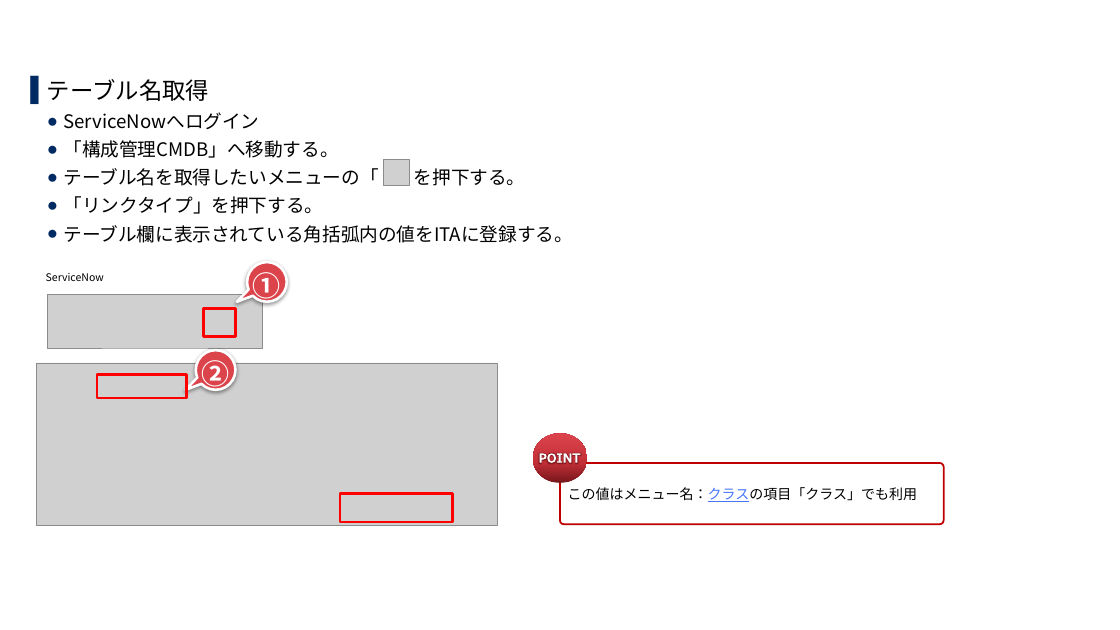
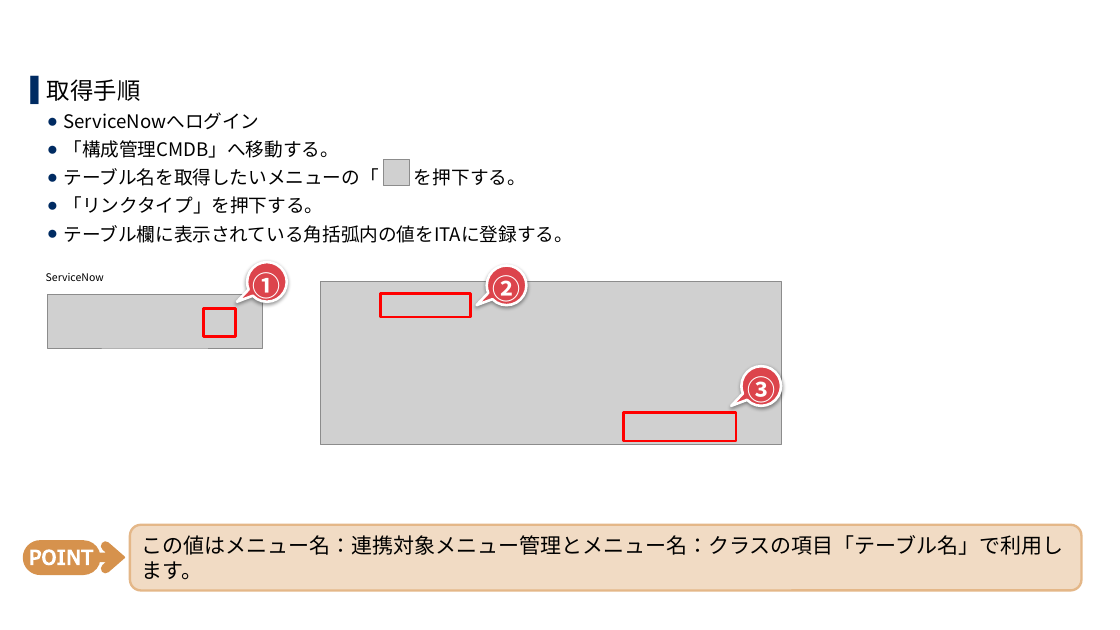
Before and after one commit to exastro-suite/SettingSamples-ServiceNow, a slide deck: slide 43 of docs/setting-samples-servicenow-install_ja.pptx (slide 48 before the commit). Drawn at 1120x630 pixels with LibreOffice and Linux fonts; fonts in the diff are those of the drawing; grey boxes stand for pictures; background and template pictures are left out. Boxes give left, top, right and bottom in pixels: in the first picture for what was removed or moved away, otherwise in the second. Text is boxed around its words. In the diff, an @@ line names an element or a change of style, - is before the commit and + after.

```diff
--- a/docs/setting-samples-servicenow-install_ja.pptx
+++ b/docs/setting-samples-servicenow-install_ja.pptx
@@ text at [47,79,140,101]: text changed @@
-▌ テーブル名取得
+▌ 取得手順
@@ speech bubble "②": place and size @@
-speech bubble "②" at [196,350,235,390]
+speech bubble "②" at [487,266,527,305]
@@ 2 rectangles, 1 picture: place and size @@
-2 rectangles, 1 picture at [36,363,497,526]
+2 rectangles, 1 picture at [320,282,781,445]
@@ speech bubble added at [742,366,781,406], fill #DC444C, outline #FFFFFF 2.25 pt, 24 pt, text #FFFFFF, bold @@
+③
@@ ellipse removed at [533,434,587,483] @@
@@ freeform shape removed at [539,454,580,463] @@
@@ rounded rectangle "この値はメニュー名：連携対象メニュー管理とメニュー名：クラスの項目「テーブル名」で利用します。": place and size @@
-rounded rectangle "この値はメニュー名：連携対象メニュー管理とメニュー名：クラスの項目「テーブル名」で利用します。" at [560,463,944,524]
+rounded rectangle "この値はメニュー名：連携対象メニュー管理とメニュー名：クラスの項目「テーブル名」で利用します。" at [130,525,1082,591]
@@ rounded rectangle "この値はメニュー名：連携対象メニュー管理とメニュー名：クラスの項目「テーブル名」で利用します。" at [130,525,1082,591]: vertical alignment middle to top; fill #FFFFFF to #F1DBC4; outline #C00000 1.5 pt to #E4B788 2 pt; proportions changed @@
@@ text in rounded rectangle at [141,535,1063,580]: text changed; size 12 to 18 pt @@
-この値はメニュー名：クラスの項目「クラス」でも利用
+この値はメニュー名：連携対象メニュー管理とメニュー名：クラスの項目「テーブル名」で利用します。
@@ freeform shape added at [23,540,125,576], fill #D6924D @@
@@ freeform shape added at [30,549,93,565], fill #FFFFFF @@
```
Also in this commit, not shown: 19 other slides changed, 30 slides added, 42 slides removed, 1 other file.
